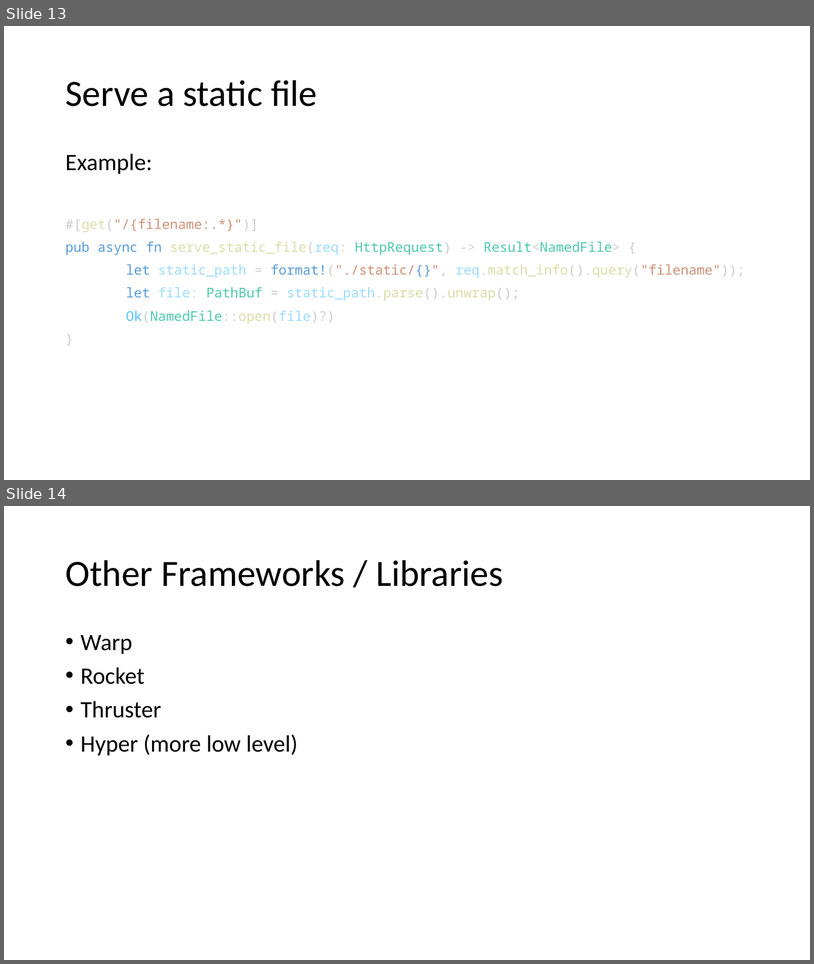
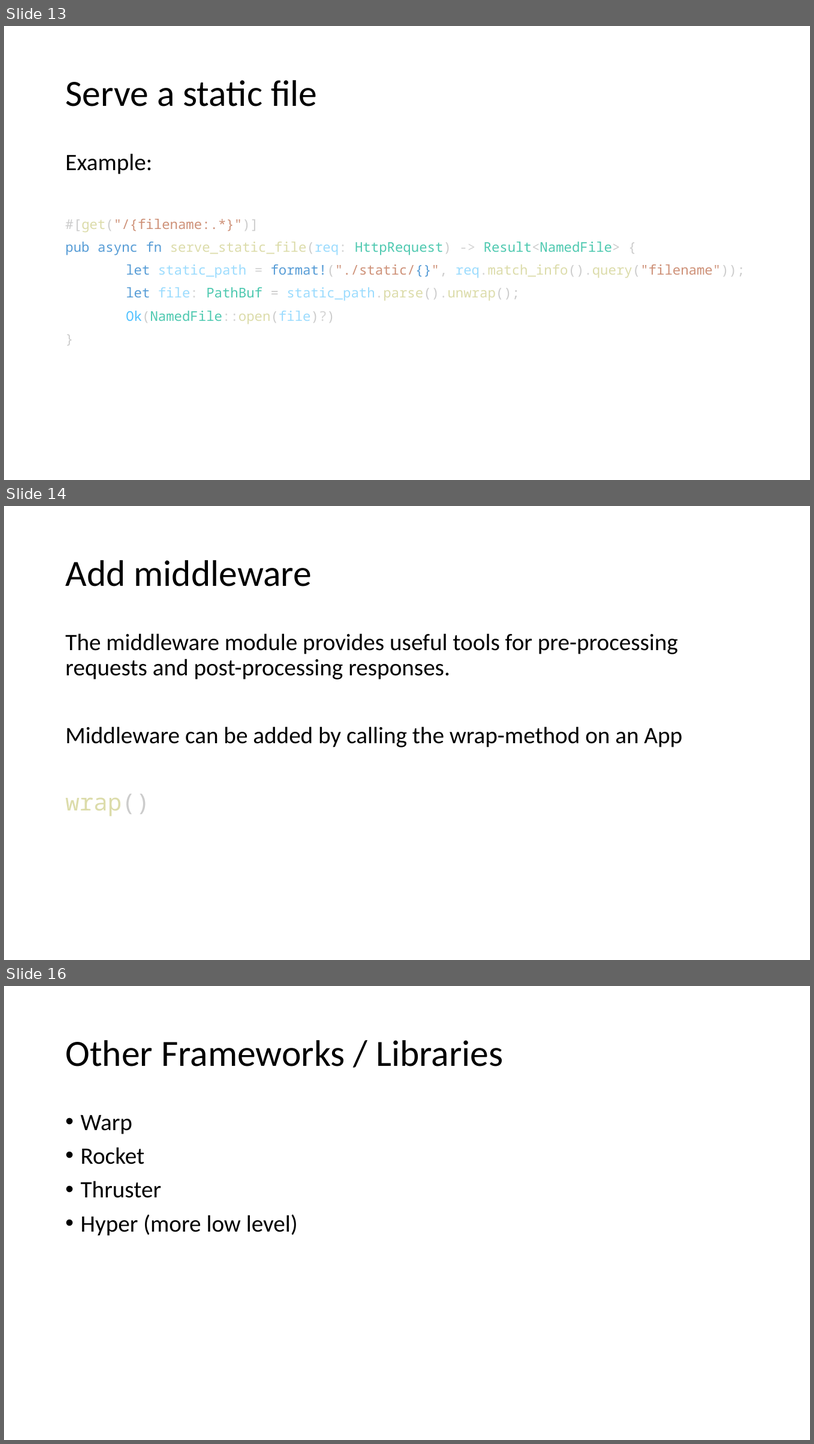
Before and after one commit to floscodes/actix_talk, a slide deck: Pres.pptx. Shown one above the other, each under a label of ours: slides 13 and 14 before the commit, slides 13, 14 and 16 after it; the slides between them are not shown. The pictures are 814x964 and 814x1444 pixels, drawn with LibreOffice and Linux fonts; fonts in the diff are those of the drawing. Boxes give left, top, right and bottom in pixels: in the first picture for what was removed or moved away, otherwise in the second. Text is boxed around its words. In the diff, an @@ line names an element or a change of style, - is before the commit and + after.

Commit message:
middleware

```diff
--- a/Pres.pptx
+++ b/Pres.pptx
@@ slide 14 added at (4,506,810,960), background #FFFFFF @@
@@ title added at (65,560,312,586), 44 pt, text #000000 @@
+Add middleware
@@ text added at (65,633,683,816), 28 pt, text #000000 @@
+The middleware module provides useful tools for pre-processing requests and post-processing responses.
+Middleware can be added by calling the wrap-method on an App
+wrap()
@@ what was slide 14 is now slide 16 @@
```
Also in this commit, not shown: 2 other slides added, 1 other file.
